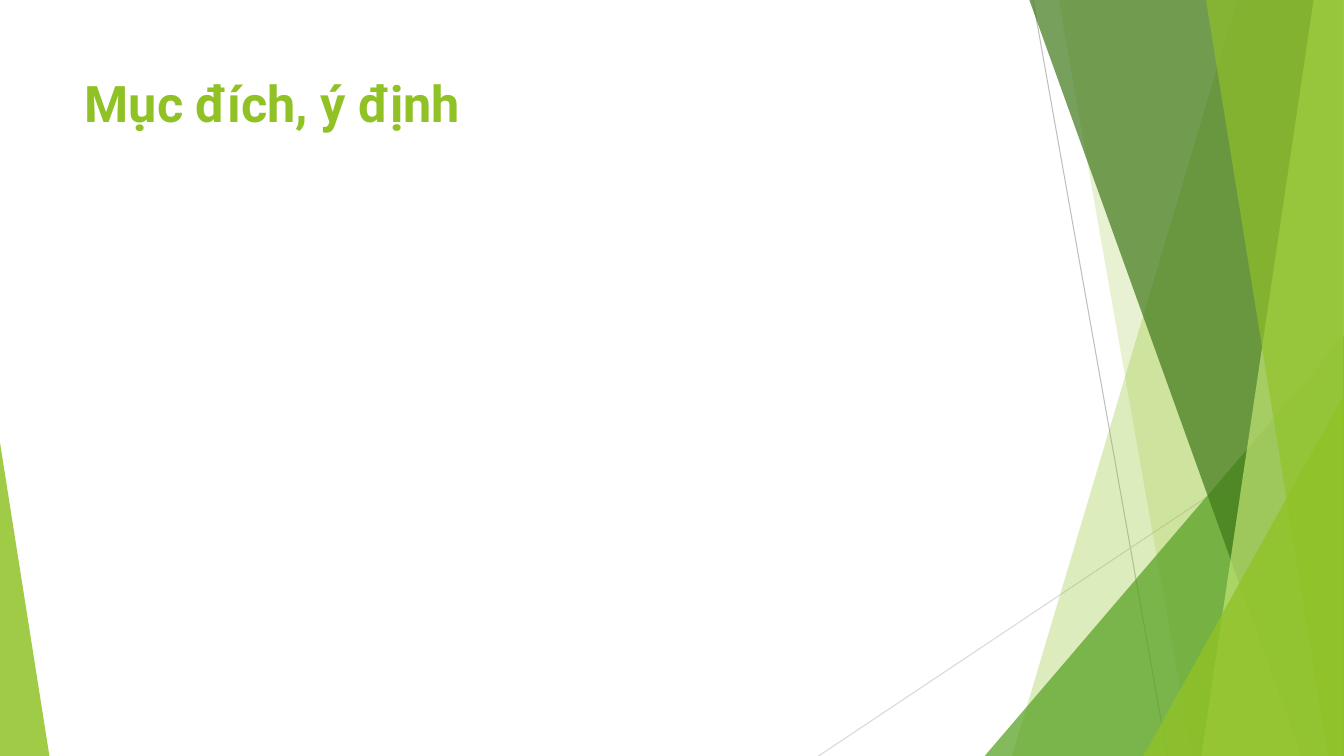
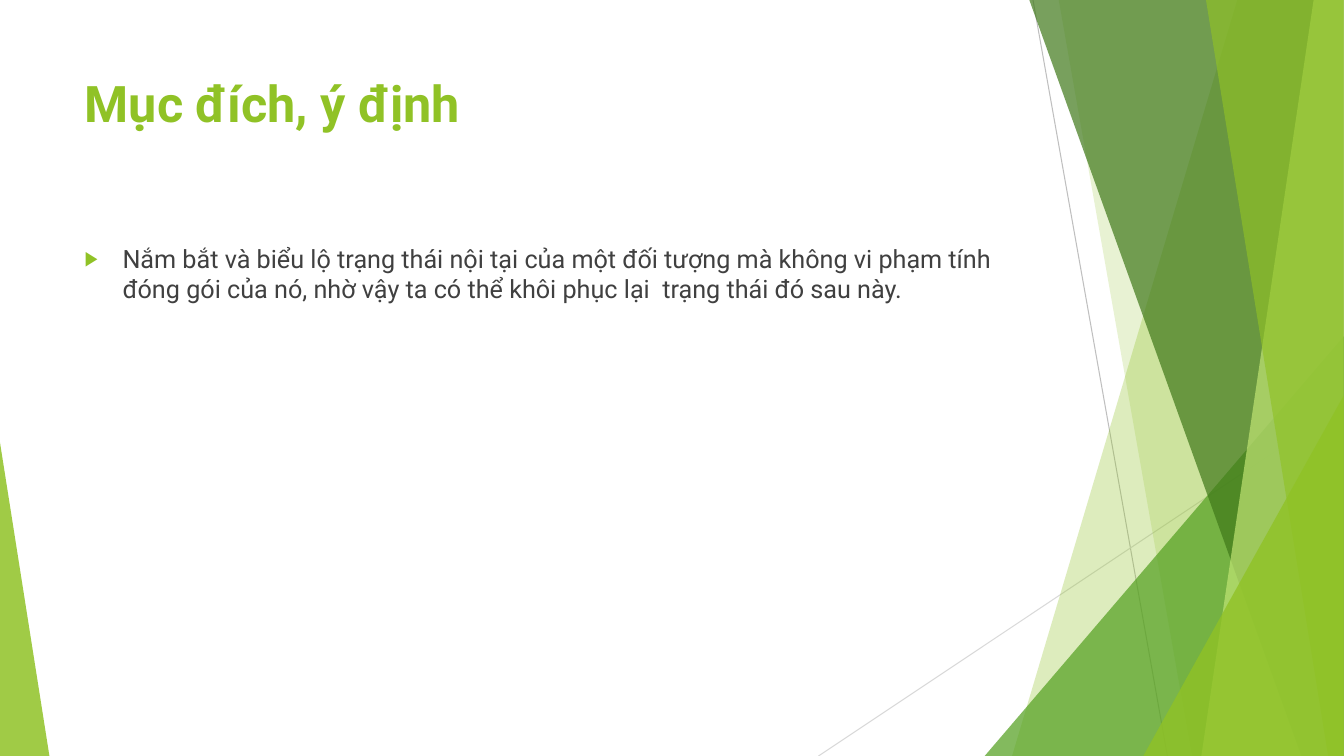
Before and after one commit to ChrisJamison/design_pattern, a slide deck: slide 3 of Báo cáo cuối kỳ/18. Memento/Slide.pptx (slide 4 before the commit). Drawn at 1344x756 pixels with LibreOffice and Linux fonts; fonts in the diff are those of the drawing. Boxes give left, top, right and bottom in pixels: in the first picture for what was removed or moved away, otherwise in the second. Text is boxed around its words. In the diff, an @@ line names an element or a change of style, - is before the commit and + after.

```diff
--- a/Báo cáo cuối kỳ/18. Memento/Slide.pptx
+++ b/Báo cáo cuối kỳ/18. Memento/Slide.pptx
@@ text added at [123,247,990,304], 18 pt, text #404040 @@
+▶ Nắm bắt và biểu lộ trạng thái nội tại của một đối tượng mà không vi phạm tính đóng gói của nó, nhờ vậy ta có thể khôi phục lại trạng thái đó sau này.
```
Also in this commit, not shown: 9 other slides changed, 1 slide added, 2 slides removed, 4 other files.
